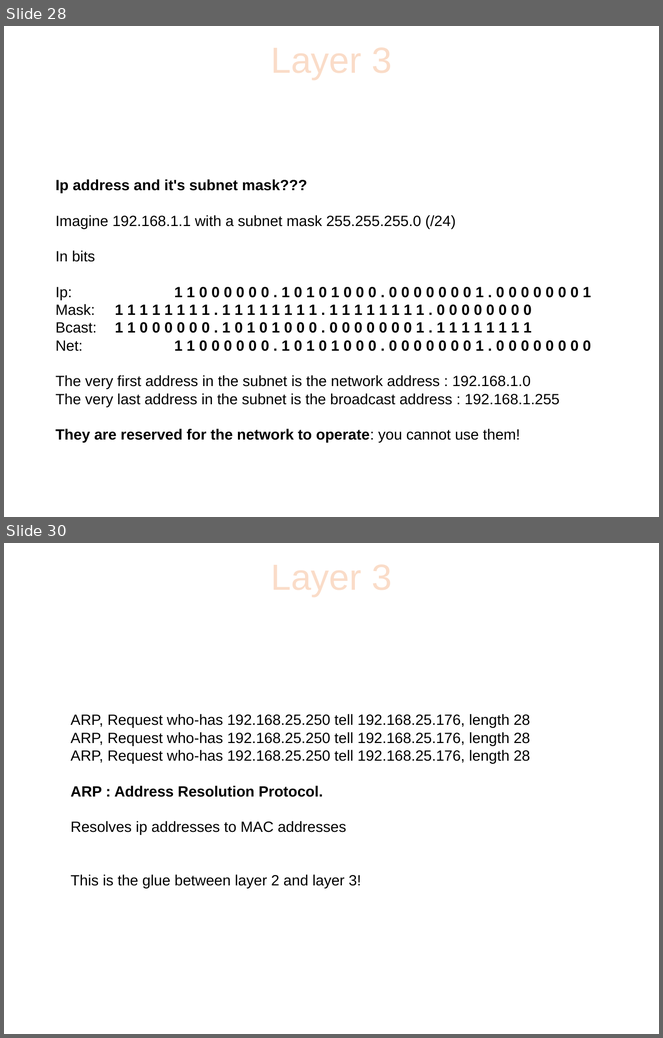
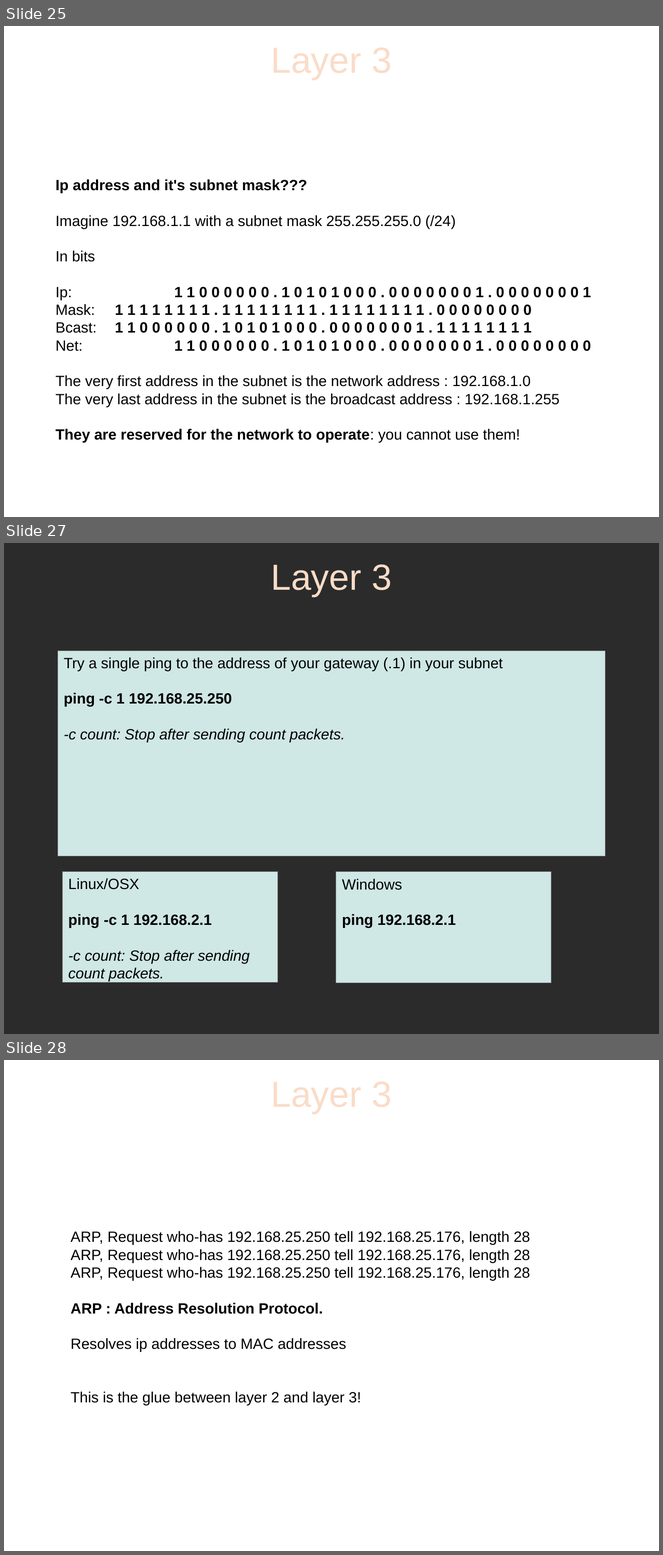
Before and after one commit to sphaero/workshops, a slide deck: Networking/presentation.odp. Shown one above the other, each under a label of ours: slides 28 and 30 before the commit, slides 25, 27 and 28 after it; the slides between them are not shown. The pictures are 663x1038 and 663x1555 pixels, drawn with LibreOffice and Linux fonts; fonts in the diff are those of the drawing; background and template pictures are left out; a plain dark background stands for a picture behind light text. Boxes give left, top, right and bottom in pixels: in the first picture for what was removed or moved away, otherwise in the second. Text is boxed around its words. In the diff, an @@ line names an element or a change of style, - is before the commit and + after.

Commit message:
new workshop using windows  and osx for HKU

```diff
--- a/Networking/presentation.odp
+++ b/Networking/presentation.odp
@@ slide 27 added at (4, 543, 659, 1034), background picture (left out) @@
@@ title added at (271, 564, 392, 597), 44 pt, text #FADCC8 @@
+Layer 3
@@ rectangle added at (58, 651, 606, 857), fill #CFE7E5, outline #808080 0 pt, 18 pt, text #000000 @@
+Try a single ping to the address of your gateway (.1) in your subnet
+ping -c 1 192.168.25.250
+-c count: Stop after sending count packets.
@@ rectangle added at (62, 872, 278, 983), fill #CFE7E5, outline #808080 0 pt, 18 pt, text #000000, italic @@
+Linux/OSX
+ping -c 1 192.168.2.1
+-c count: Stop after sending count packets.
@@ rectangle added at (336, 872, 552, 983), fill #CFE7E5, outline #808080 0 pt, 18 pt, text #000000, bold @@
+Windows
+ping 192.168.2.1
@@ what was slide 28 is now slide 25 @@
@@ what was slide 30 is now slide 28 @@
```
Also in this commit, not shown: 15 slides changed, 15 other slides added, 11 slides removed, 5 other files.
